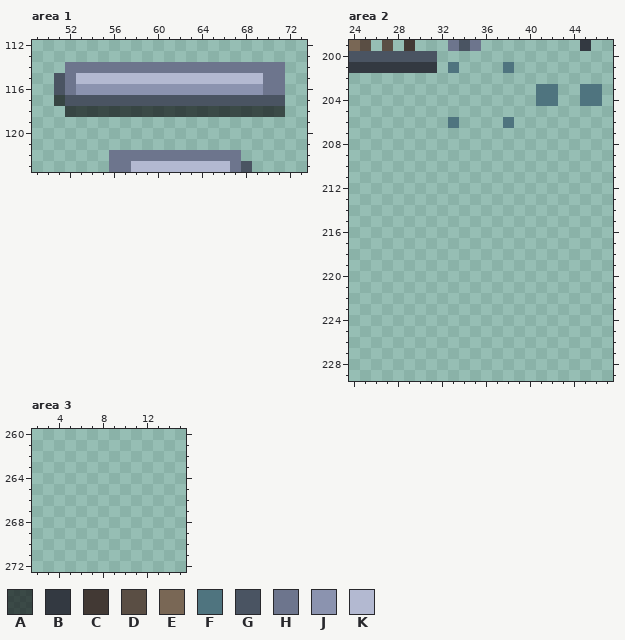
A pixel-art file gets an edit: rawAssets/tilesheet.aseprite. Above, as it was before the edit.
128x2048 pixels, 1 frame. Colours within 5 levels of each other are drawn and written as one. Shown: area 1: x 49..73, y 112..123; area 2: x 24..47, y 199..229; area 3: x 2..15, y 260..272. The commit also changed other parts of the picture, which this record leaves out.
Palette (. is transparent): A #060608a1  B #333941  C #423934  D #5a4e44  E #796755  F #4f747f  G #4a5462  H #6d758d  J #8b93af  K #b3b9d1
The same view after the edit:
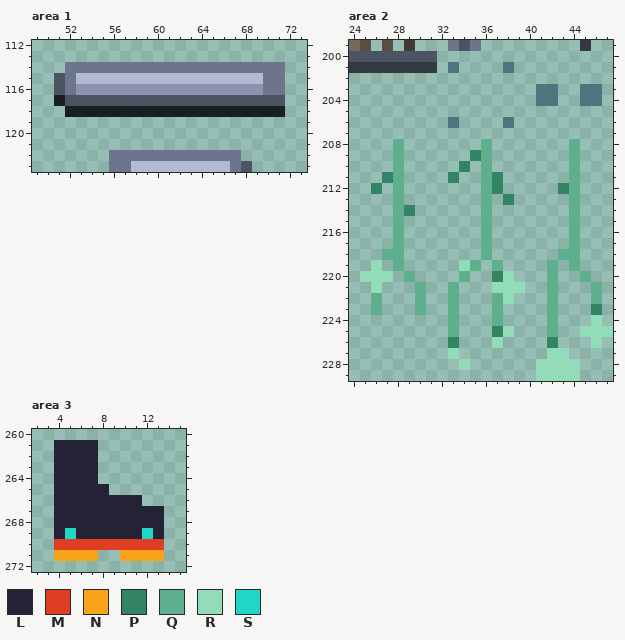
Colours new in this view: L #242234  M #df3e23  N #f9a31b  P #328464  Q #5daf8d  R #92dcba  S #20d6c7
Edits made:
layer "Layer 3" added
@@ palette @@
-A #060608a1
+A #060609dc
--- area 2, layer "Layer 3"
@@ x 24..47 @@
 207 ........................
-208 ........................
-209 ........................
-210 ........................
-211 ........................
-212 ........................
-213 ........................
-214 ........................
-215 ........................
-216 ........................
-217 ........................
-218 ........................
-219 ........................
-220 ........................
-221 ........................
-222 ........................
-223 ........................
-224 ........................
-225 ........................
-226 ........................
-227 ........................
-228 ........................
-229 ........................
+208 ....Q.......Q.......Q...
+209 ....Q......PQ.......Q...
+210 ....Q.....P.Q.......Q...
+211 ...PQ....P..QP......Q...
+212 ..P.Q.......QP.....PQ...
+213 ....Q.......Q.P.....Q...
+214 ....QP......Q.......Q...
+215 ....Q.......Q.......Q...
+216 ....Q.......Q.......Q...
+217 ....Q.......Q.......Q...
+218 ...QQ.......Q......QQ...
+219 ..R.Q.....RQ.Q....Q.Q...
+220 .RRR.Q....Q..PR...Q..Q..
+221 ..R...Q..Q...RRR..Q...Q.
+222 ..Q...Q..Q...QR...Q...Q.
+223 ..Q...Q..Q...Q....Q...P.
+224 .........Q...Q....Q...R.
+225 .........Q...PR...Q..RRR
+226 .........P...R....P...R.
+227 .........R........RR....
+228 ..........R......RRRR...
+229 .................RRRR...
--- area 3, layer "Layer 3"
@@ x 2..15 @@
 260 ..............
-261 ..............
-262 ..............
-263 ..............
-264 ..............
-265 ..............
-266 ..............
-267 ..............
-268 ..............
-269 ..............
-270 ..............
-271 ..............
+261 ..LLLL........
+262 ..LLLL........
+263 ..LLLL........
+264 ..LLLL........
+265 ..LLLLL.......
+266 ..LLLLLLLL....
+267 ..LLLLLLLLLL..
+268 ..LLLLLLLLLL..
+269 ..LSLLLLLLSL..
+270 ..MMMMMMMMMM..
+271 ..NNNN..NNNN..
 272 ..............
Changed places in both pictures, as pixel boxes (x1, y1, x2, y2):
changed: (54, 95, 285, 117)
added: (360, 139, 613, 381)
added: (54, 440, 164, 561)
